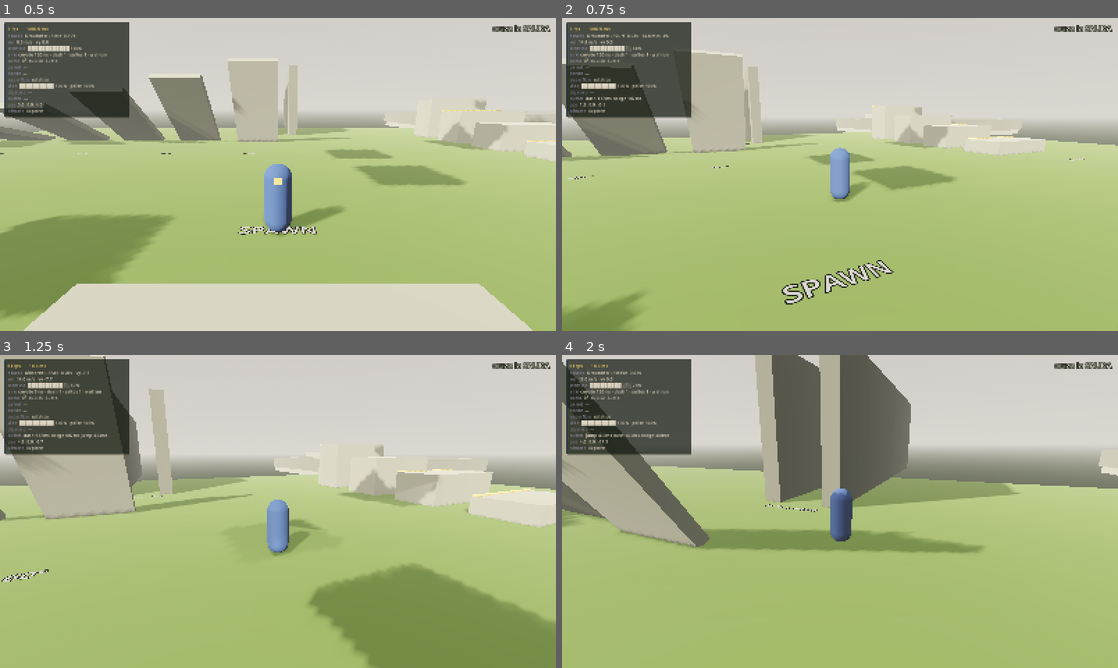
Above: before the commit, frames 1-4 (two rows, left to right).
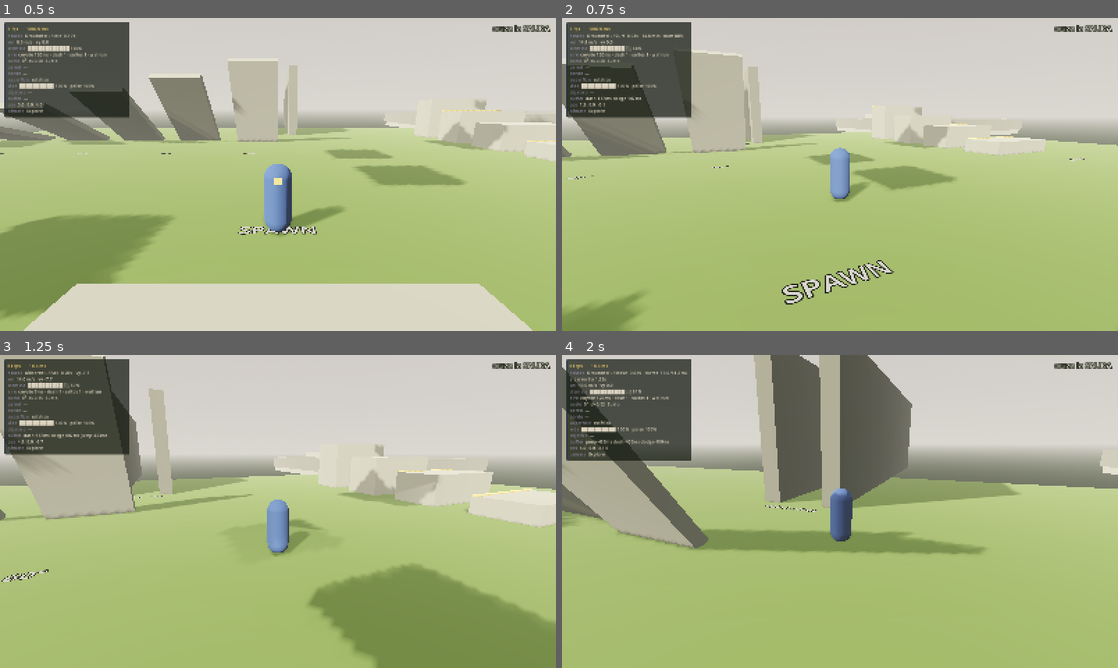
Above: after the commit, the same moments.

Repository: PanCecas/rock
Game: Godot game, scene res://content/levels/Main.tscn
Same seed, same stepped clock (60 frames per second), same inputs: the game is played once before the commit and once after it.
Inputs (mouse positions are in pixels of both pictures, inside the frame that each line leads up to):
- Up to frame 1 (0.5 s): no input
- Up to frame 2 (0.75 s): tap Enter at 0.5 s; move the mouse to (867, 174) at 0.52 s; hold W (move_forward) from 0.53 s (still down); hold Shift (dash) from 0.53 s (still down)
- Up to frame 3 (1.25 s): keep holding W (move_forward); keep holding Shift (dash); tap Space (jump) at 0.77 s
- Up to frame 4 (2 s): keep holding W (move_forward); move the mouse to (812, 511) at 1.27 s; release Shift (dash) at 1.28 s; tap R (aim) at 1.35 s; tap Space (jump) at 1.52 s; tap Shift (dash) at 1.55 s

Frame 1 is identical in both runs. In frame 2, 0.1% of the frame differs, in the area x 1-100%, y 5-92%; in frame 3, 0.2%; in frame 4, 2.7%, in the area x 0-100%, y 0-64%.

Commit message:
Correccion 2.4: estocada en el ataque de dash, surf sin caducidad y rampa de carrerilla
1. EL ATAQUE DE DASH FRENABA EN SECO
Nuevo par de campos en AttackData: `estocada` + `estocada_velocidad`. Cuando esta
activo, el ataque:
- hereda el 100% de la velocidad con la que llegas (el resto amortigua al 45%),
- mantiene esa velocidad durante toda la anticipacion y la ventana activa,
- y en la recuperacion decae con `frenado_momentum`, no con un frenazo.
Un golpe lanzado desde una carrera tiene que conservar la carrera.

2. EL SURF YA NO CADUCA
Fuera `surf_duracion`. Un temporizador obligaba a redashear cada segundo para
mantener la velocidad, justo lo contrario de la sensacion continua que se busca.
Ahora se sostiene mientras se mantenga Shift y sale al soltarlo; el unico limite
es la stamina. Nuevo `surf_crucero`: el envion del dash se gasta hasta esa
velocidad y ahi se queda. El surf ES la carrera rapida del juego, no un impulso.

3. LOCOMOCION SIN SHIFT: RAMPA CONTINUA EN VEZ DE ESCALERA
Antes eran tres peldanos elegidos por la fuerza del stick: saltaba de 3.2 a 7.5 de
golpe y se sentia como un interruptor. Ahora se acumula CARRERILLA (segundos
manteniendo la direccion) y la velocidad recorre caminar -> trotar -> correr de
forma continua, con `tiempo_a_trotar`, `tiempo_a_correr` y `perdida_carrerilla`.

Sobre el suavizado: se usa exponencial —1 - exp(-delta/tau)— y no un lerp de
factor fijo, porque el lerp depende del framerate y a 144 fps va al doble de
velocidad que a 60: el feel cambiaria con el hardware. `suavizado_velocidad` es la
constante de tiempo en segundos, que es como se piensa este ajuste. La carrerilla
ademas se HEREDA al entrar en Move, asi que aterrizar de un salto o salir de un
surf no devuelve al jugador a paso de tortuga.

BUG CORREGIDO
Un giro brusco de camara invertia el significado de "adelante" durante un frame y
el dash lo leia como peticion de pivote: frenaba y saltaba sin que el jugador lo
pidiera. El pivote exige ahora intencion sostenida (`dash_pivote_frames`).

El backlog de ActiveRagdoll y grappler sigue SOLO documentado en
docs/03_ARQUITECTURA_MECANICAS.md 11, sin tocar.

Tests: 30/30 en la Fase 2 (5 comprobaciones nuevas) y 12/12 en la Fase 1.

Co-Authored-By: Claude Opus 5 <noreply@anthropic.com>

Diff:
--- a/content/data/attacks/espada_dash.tres
+++ b/content/data/attacks/espada_dash.tres
@@ -20,9 +20,11 @@
 radio = 1.2
 arco_grados = 60.0
 avance = 9.0
-movilidad = 0.2
+movilidad = 0.15
 hitstop = 0.07
 shake = 0.6
+estocada = true
+estocada_velocidad = 14.0
 frame_cadena = 10
 color_vfx = &"azul_claro"
 siguiente = ExtResource("2_n")
--- a/src/combat/AttackData.gd
+++ b/src/combat/AttackData.gd
@@ -61,6 +61,14 @@
 @export var avance: float = 3.5
 ## Cómo se reparte ese avance a lo largo del ataque (X = 0..1 del total).
 @export var curva_avance: Curve
+## ESTOCADA: en vez de un empujón al arrancar que se apaga enseguida, el atacante
+## MANTIENE esta velocidad hacia delante durante toda la anticipación y la ventana
+## activa, y solo la suelta en la recuperación.
+##
+## Es la diferencia entre un golpe que te frena en seco y uno que atraviesa. Un
+## ataque lanzado desde una carrera tiene que conservar la carrera.
+@export var estocada: bool = false
+@export_range(0.0, 40.0, 0.5) var estocada_velocidad: float = 12.0
 ## El ataque encara al objetivo cercano al empezar.
 @export var autoencarar: bool = true
 ## Cuánta velocidad de carrera conserva el jugador MIENTRAS ataca, de 0 a 1.
--- a/src/player/motor/LocomotionMotor.gd
+++ b/src/player/motor/LocomotionMotor.gd
@@ -58,15 +58,22 @@
 	return v.normalized() if v.length_squared() > 0.01 else Vector3.ZERO
 
 
-## Velocidad objetivo según el input y si se está esprintando.
-func velocidad_objetivo(entrada: Vector2, sprint: bool) -> float:
-	if entrada.length() < 0.25:
-		return 0.0
-	if sprint:
-		return _p.tuning.velocidad_sprint
-	if entrada.length() < 0.65:
-		return _p.tuning.velocidad_caminar
-	return _p.tuning.velocidad_correr
+## Velocidad objetivo de la locomoción normal a partir de la carrerilla acumulada.
+##
+## Antes esto era una escalera de tres peldaños elegida por la fuerza del stick:
+## saltaba de 3.2 a 7.5 de golpe y se sentía como un interruptor. Ahora la
+## carrerilla (segundos manteniendo la dirección) recorre caminar -> trotar ->
+## correr de forma continua, y el stick solo pone el techo: media presión camina.
+func velocidad_por_carrerilla(carrerilla: float, fuerza_stick: float) -> float:
+	var t := _p.tuning
+	var v: float
+	if carrerilla <= t.tiempo_a_trotar:
+		v = lerpf(t.velocidad_caminar, t.velocidad_trotar, carrerilla / maxf(t.tiempo_a_trotar, 0.001))
+	else:
+		var tramo: float = (carrerilla - t.tiempo_a_trotar) / maxf(t.tiempo_a_correr - t.tiempo_a_trotar, 0.001)
+		v = lerpf(t.velocidad_trotar, t.velocidad_correr, clampf(tramo, 0.0, 1.0))
+	# El stick manda como techo: empujar a medias camina aunque lleves carrerilla.
+	return v * clampf(fuerza_stick, 0.0, 1.0)
 
 
 ## Empuja al jugador en una dirección conservando o no lo que ya llevaba.
--- a/src/player/motor/PlayerTuning.gd
+++ b/src/player/motor/PlayerTuning.gd
@@ -25,9 +25,27 @@
 
 # --- Locomoción -------------------------------------------------------------
 @export_group("Locomoción")
-@export_range(0.5, 12.0, 0.1) var velocidad_caminar: float = 3.2
-@export_range(1.0, 20.0, 0.1) var velocidad_correr: float = 7.5
+## Los tres peldaños de la locomocion sin Shift. NO se eligen por la fuerza del
+## stick: se encadenan por TIEMPO manteniendo la direccion, que es lo que da la
+## sensacion de que el personaje coge carrerilla.
+@export_range(0.5, 12.0, 0.1) var velocidad_caminar: float = 3.0
+@export_range(0.5, 16.0, 0.1) var velocidad_trotar: float = 5.4
+@export_range(1.0, 20.0, 0.1) var velocidad_correr: float = 7.8
+## Solo con Shift. Ver el grupo Surf.
 @export_range(1.0, 30.0, 0.1) var velocidad_sprint: float = 11.0
+
+@export_subgroup("Rampa de carrerilla")
+## Segundos moviendote hasta pasar de caminar a trotar.
+@export_range(0.05, 3.0, 0.05) var tiempo_a_trotar: float = 0.35
+## Segundos hasta llegar a correr. La rampa es continua, no escalonada: los
+## nombres son referencias, no estados.
+@export_range(0.1, 5.0, 0.05) var tiempo_a_correr: float = 1.25
+## Constante de tiempo del suavizado de velocidad (segundos). Bajo = instantaneo
+## y seco; alto = pastoso. 0.16 es el punto donde se nota peso sin sentir retardo.
+@export_range(0.01, 1.0, 0.01) var suavizado_velocidad: float = 0.16
+## Como de rapido se pierde la carrerilla al soltar la direccion. Alto = se
+## reinicia en cuanto paras; bajo = perdona los cambios de rumbo.
+@export_range(0.5, 20.0, 0.1) var perdida_carrerilla: float = 3.5
 @export_range(1.0, 200.0, 1.0) var aceleracion_suelo: float = 60.0
 @export_range(1.0, 200.0, 1.0) var aceleracion_aire: float = 25.0
 @export_range(1.0, 200.0, 1.0) var frenado_suelo: float = 45.0
@@ -69,6 +87,10 @@
 ## Fracción del dash que hay que haber recorrido antes de poder pivotar. Evita
 ## que una corrección brusca al arrancar se lea como frenada.
 @export_range(0.0, 1.0, 0.05) var dash_pivote_min: float = 0.25
+## Frames SEGUIDOS pidiendo la direccion contraria. Un giro brusco de camara
+## invierte el significado de "adelante" durante un frame; exigir constancia evita
+## frenadas que el jugador no pidio.
+@export_range(1, 12, 1) var dash_pivote_frames: int = 2
 ## Salto vertical del pivote, en m/s. Alto: la frenada es un salto de verdad.
 @export_range(0.0, 25.0, 0.1) var dash_pivote_salto: float = 11.5
 ## Empuje horizontal hacia la nueva dirección. Bajo a propósito: es un FRENAZO.
@@ -81,8 +103,10 @@
 @export_group("Surf")
 ## Velocidad al salir del dash. Por encima del sprint: se nota que vienes lanzado.
 @export_range(1.0, 40.0, 0.1) var surf_velocidad: float = 15.0
-## Cuánto dura antes de entregar el testigo a la carrera.
-@export_range(0.1, 5.0, 0.05) var surf_duracion: float = 0.9
+## Velocidad de crucero del surf una vez consumido el envión del dash. Es la
+## velocidad de "correr" real del juego: el surf NO caduca, se sostiene mientras
+## mantengas Shift, y la stamina es su único límite.
+@export_range(1.0, 30.0, 0.1) var surf_crucero: float = 11.0
 ## Giro. ALTO: aquí es donde se pilota, y es lo que lo hace sentir fluido.
 @export_range(30.0, 1080.0, 10.0) var surf_giro_grados_seg: float = 320.0
 ## Rozamiento. Bajo = el momentum se conserva y se siente que patinas.
--- a/src/player/states/StateAttack.gd
+++ b/src/player/states/StateAttack.gd
@@ -21,10 +21,11 @@
 	_dir = _direccion_ataque()
 	player.orientar_a(_dir)
 	player.hitbox.nuevo_swing()
-	# Amortiguar lo que traías, NO borrarlo. Poner la velocidad a cero en cada
-	# golpe es lo que hace que un combo se sienta como una animación en la que te
-	# quedas clavado en vez de como una pelea en la que sigues mandando.
-	player.velocity = sc.plano(player.velocity) * 0.45 + sc.up * sc.vertical(player.velocity)
+	# Una estocada NO frena: hereda toda la velocidad con la que llegas. El resto
+	# de golpes amortiguan al 45%, que ya es no borrarla —clavarse en cada golpe
+	# hace que un combo se sienta como una animación en vez de como una pelea.
+	var retencion: float = 1.0 if _datos != null and _datos.estocada else 0.45
+	player.velocity = sc.plano(player.velocity) * retencion + sc.up * sc.vertical(player.velocity)
 
 
 func physics_update(delta: float) -> void:
@@ -75,6 +76,19 @@
 func _avanzar(delta: float) -> void:
 	var progreso := float(_frame) / maxf(float(_datos.total_frames()), 1.0)
 	var objetivo := _dir * (_datos.avance * _datos.avance_en(progreso))
+	var tasa := tuning.aceleracion_suelo * 0.9
+
+	if _datos.estocada:
+		# Velocidad sostenida hasta cerrar la ventana activa; después se suelta.
+		var fin_activo := _datos.frames_windup + _datos.frames_activo
+		if _frame <= fin_activo:
+			objetivo = _dir * _datos.estocada_velocidad
+			tasa = tuning.aceleracion_suelo * 2.5
+		else:
+			# La recuperación desacelera sola, sin frenazo: sigues avanzando.
+			var caida := float(_frame - fin_activo) / maxf(float(_datos.frames_recuperacion), 1.0)
+			objetivo = _dir * _datos.estocada_velocidad * (1.0 - caida)
+			tasa = tuning.frenado_momentum
 
 	var entrada := buffer.move_vector()
 	if _datos.movilidad > 0.0 and entrada.length() > 0.2:
@@ -82,7 +96,7 @@
 		objetivo += deseada * tuning.velocidad_correr * _datos.movilidad
 
 	if objetivo.length_squared() > 0.01:
-		motor.acelerar(objetivo, tuning.aceleracion_suelo * 0.9, delta)
+		motor.acelerar(objetivo, tasa, delta)
 	else:
 		motor.frenar(tuning.frenado_suelo, delta)
 
--- a/src/player/states/StateDash.gd
+++ b/src/player/states/StateDash.gd
@@ -14,10 +14,13 @@
 
 var _dir: Vector3 = Vector3.ZERO
 var _era_aereo: bool = false
+## Frames seguidos pidiendo la direccion contraria. El pivote exige constancia.
+var _frames_opuesto: int = 0
 
 
 func enter(_msg: Dictionary = {}) -> void:
 	_era_aereo = not player.is_on_floor()
+	_frames_opuesto = 0
 
 	_dir = sc.direccion_movimiento(buffer.move_vector(), player.camara())
 	if _dir.is_zero_approx():
@@ -67,10 +70,16 @@
 	if t < tuning.dash_duracion * tuning.dash_pivote_min:
 		return false
 	var entrada := buffer.move_vector()
-	if entrada.length() < 0.7:
+	var deseada := sc.direccion_movimiento(entrada, player.camara())
+	if entrada.length() < 0.7 or deseada.is_zero_approx() or deseada.dot(_dir) > tuning.dash_pivote_umbral:
+		_frames_opuesto = 0
 		return false
-	var deseada := sc.direccion_movimiento(entrada, player.camara())
-	if deseada.is_zero_approx() or deseada.dot(_dir) > tuning.dash_pivote_umbral:
+
+	# La intención tiene que SOSTENERSE. Un giro brusco de cámara cambia lo que
+	# significa "adelante" durante un frame y eso se leía como una frenada que el
+	# jugador no había pedido.
+	_frames_opuesto += 1
+	if _frames_opuesto < tuning.dash_pivote_frames:
 		return false
 
 	# Frenazo: se tira TODO el momentum del dash y se sale despacio hacia atrás.
--- a/src/player/states/StateMove.gd
+++ b/src/player/states/StateMove.gd
@@ -1,44 +1,88 @@
 extends PlayerState
-## Andar, correr y esprintar. Un solo estado con la velocidad objetivo mezclada por
-## el input: tres estados separados no aportarían nada y triplicarían transiciones.
+## Locomoción normal: caminar, trotar y correr. Un solo estado, porque los tres
+## no son estados: son puntos de una rampa continua.
+##
+## La CARRERILLA es el mecanismo. Mientras mantienes la dirección se acumula
+## tiempo y la velocidad objetivo recorre caminar -> trotar -> correr; al soltar,
+## se pierde. Antes esto era una escalera elegida por la fuerza del stick, saltaba
+## de 3.2 a 7.5 de golpe y se sentía como un interruptor.
+##
+## Encima de esa rampa hay un suavizado exponencial (`suavizado_velocidad`) para
+## que el objetivo no dé tirones. Es independiente del framerate, a diferencia de
+## un lerp con factor fijo: a 30 y a 144 fps se siente igual.
+##
+## La velocidad ALTA no vive aquí: eso es Shift -> Dash -> Surf.
+
+## Carrerilla acumulada, en segundos.
+var _carrerilla: float = 0.0
+## Velocidad objetivo suavizada. Es lo que evita el tirón al cruzar los peldaños.
+var _objetivo_suave: float = 0.0
 
 
-func enter(_msg: Dictionary = {}) -> void:
+func enter(msg: Dictionary = {}) -> void:
 	player.wallrun_disponible = true
+	# Se hereda la velocidad con la que se llega, así el aterrizaje de un salto o
+	# la salida de un surf no reinician la carrerilla a cero.
+	var traida: float = float(msg.get("rapidez", motor.rapidez_plana()))
+	_objetivo_suave = traida
+	_carrerilla = _carrerilla_para(traida)
 
 
 func physics_update(delta: float) -> void:
 	var entrada := buffer.move_vector()
-	if entrada.length() < 0.1 and motor.rapidez_plana() < 0.5:
+	var fuerza := clampf(entrada.length(), 0.0, 1.0)
+
+	if fuerza < 0.1 and motor.rapidez_plana() < 0.5:
 		fsm.cambiar(&"Idle")
 		return
 
-	# Correr rápido EXIGE mantener Shift. Sin él solo hay caminar (stick suave) y
-	# trotar (stick a fondo): la velocidad alta se sostiene a mano, no se regala.
-	var quiere_sprint := buffer.is_held(InputActions.SPRINT) or buffer.is_held(InputActions.DASH)
-	var sprint := quiere_sprint and not player.stamina.vacia()
-	var objetivo := motor.velocidad_objetivo(entrada, sprint)
+	# Acumular o perder carrerilla. Mantener Shift no acelera aquí: la pulsación ya
+	# habrá disparado el dash, y el dash entrega al surf.
+	if fuerza > 0.25:
+		_carrerilla = minf(_carrerilla + delta, tuning.tiempo_a_correr)
+	else:
+		_carrerilla = maxf(0.0, _carrerilla - delta * tuning.perdida_carrerilla)
+
+	var objetivo := motor.velocidad_por_carrerilla(_carrerilla, fuerza)
+	# Suavizado exponencial: framerate-independiente, a diferencia de un lerp con
+	# factor fijo. `suavizado_velocidad` es la constante de tiempo en segundos.
+	_objetivo_suave = lerpf(
+		_objetivo_suave, objetivo,
+		1.0 - exp(-delta / maxf(tuning.suavizado_velocidad, 0.001))
+	)
+
 	var dir := sc.direccion_movimiento(entrada, player.camara())
 
-	if sprint and objetivo > 0.0:
-		player.stamina.drenar(tuning.stamina_sprint, delta)
-
-	# Si vienes más rápido de lo que pide tu velocidad objetivo —de un dash, de un
-	# slide, de una caída larga— la velocidad extra NO se tira: se pierde despacio
-	# mientras sigas empujando. Es lo que hace que el dash desemboque en carrera
-	# en vez de frenar en seco al frame siguiente.
+	# Si vienes más rápido de lo que pide la rampa —de un dash, de un surf, de un
+	# slide— esa velocidad extra NO se tira: se pierde despacio mientras empujes.
 	var tasa := tuning.aceleracion_suelo
-	if motor.rapidez_plana() > objetivo + 0.5:
+	if motor.rapidez_plana() > _objetivo_suave + 0.5:
 		tasa = tuning.frenado_momentum
 
-	motor.acelerar(dir * objetivo, tasa, delta)
+	motor.acelerar(dir * _objetivo_suave, tasa, delta)
 	motor.set_vertical(-2.0)
 
-	# Deslizarse: hay que llevar velocidad. Es una recompensa por ir rápido, no un
-	# botón de agacharse.
+	# Deslizarse exige llevar velocidad: es la recompensa por haber cogido
+	# carrerilla, no un botón de agacharse.
 	if buffer.consume(InputActions.CROUCH) and motor.rapidez_plana() >= tuning.slide_velocidad_min:
 		fsm.cambiar(&"Slide")
 
 
+## Carrerilla equivalente a una velocidad dada, para heredarla sin saltos.
+func _carrerilla_para(v: float) -> float:
+	if v <= tuning.velocidad_caminar:
+		return 0.0
+	if v <= tuning.velocidad_trotar:
+		var f: float = (v - tuning.velocidad_caminar) / maxf(tuning.velocidad_trotar - tuning.velocidad_caminar, 0.001)
+		return f * tuning.tiempo_a_trotar
+	var f2: float = (v - tuning.velocidad_trotar) / maxf(tuning.velocidad_correr - tuning.velocidad_trotar, 0.001)
+	return tuning.tiempo_a_trotar + clampf(f2, 0.0, 1.0) * (tuning.tiempo_a_correr - tuning.tiempo_a_trotar)
+
+
 func debug_line() -> String:
-	return "sprint" if buffer.is_held(InputActions.SPRINT) else ""
+	var etiqueta := "caminar"
+	if _objetivo_suave > tuning.velocidad_trotar - 0.3:
+		etiqueta = "correr" if _objetivo_suave > tuning.velocidad_correr - 0.6 else "trotar"
+	return "%s  %.1f/%.1f m/s  carrerilla %.2fs" % [
+		etiqueta, motor.rapidez_plana(), _objetivo_suave, _carrerilla
+	]
--- a/src/player/states/StateSurf.gd
+++ b/src/player/states/StateSurf.gd
@@ -1,17 +1,17 @@
 extends PlayerState
-## El tramo fluido entre el esquive y la carrera.
+## La carrera rápida del juego, y el tramo fluido que sigue al esquive.
 ##
 ## El dash es un ESQUIVE: corto, seco, unidireccional. Si al terminarlo sigues
-## manteniendo Shift, no frenas: entras aquí. Surf es un estado deslizante y muy
-## pilotable —la idea es "como el agua"— que conserva el momentum del dash, se
-## agota solo y entrega el testigo al sprint.
+## manteniendo Shift, no frenas: entras aquí.
 ##
-## Esa es la escalera completa de velocidad:
-##   sin Shift  ->  caminar / trotar
-##   Shift      ->  dash (esquive) -> SURF (fluido) -> sprint (sostenido)
+## NO CADUCA. Mientras mantengas Shift sigues surfeando; al soltarlo, sales. Un
+## temporizador obligaba a redashear cada segundo para mantener la velocidad, que
+## es justo lo contrario de la sensación continua que se busca. El único límite es
+## la stamina.
 ##
-## Antes esto no existía y el dash intentaba ser las dos cosas: por eso se sentía
-## largo y raro. Separarlos deja que cada uno haga bien una sola cosa.
+## Escalera completa de velocidad:
+##   sin Shift  ->  caminar -> trotar -> correr  (rampa progresiva por tiempo)
+##   con Shift  ->  dash (esquive) -> SURF (fluido y sostenido)
 
 var _dir: Vector3 = Vector3.ZERO
 var _rapidez: float = 0.0
@@ -51,9 +51,9 @@
 			giro = signf(sc.up.dot(_dir.cross(nueva)))
 			_dir = nueva
 
-	# La velocidad decae hacia el sprint: al acabar el surf ya vas a su ritmo y
-	# la transición a correr no se nota como un frenazo.
-	_rapidez = maxf(_rapidez - tuning.surf_friccion * delta, tuning.velocidad_sprint)
+	# El envión del dash se gasta y queda la velocidad de crucero. A partir de ahí
+	# se sostiene indefinidamente: el surf es la carrera rápida, no un impulso.
+	_rapidez = maxf(_rapidez - tuning.surf_friccion * delta, tuning.surf_crucero)
 
 	motor.impulso(_dir, _rapidez)
 	motor.set_vertical(-2.0)
@@ -71,12 +71,9 @@
 		fsm.cambiar(&"Attack", {"datos": player.ataque_dash, "indice": 1})
 		return
 
-	if t >= tuning.surf_duracion:
-		_terminar()
 
-
-## Salir del surf es entrar en Move. Si Shift sigue pulsado, Move ya corre en
-## sprint por sí solo, así que la escalera se completa sin un estado extra.
+## Salir del surf es volver a la locomoción normal, que arranca su rampa desde la
+## velocidad que traigas.
 func _terminar() -> void:
 	fsm.cambiar(&"Move" if buffer.move_vector().length() > 0.2 else &"Idle")
 
@@ -86,4 +83,4 @@
 
 
 func debug_line() -> String:
-	return "%.1f m/s  %.0f%%" % [_rapidez, 100.0 * t / maxf(tuning.surf_duracion, 0.001)]
+	return "%.1f m/s  stam %.0f%%" % [_rapidez, player.stamina.fraccion() * 100.0]
--- a/tools/test_fase2.gd
+++ b/tools/test_fase2.gd
@@ -17,6 +17,7 @@
 var _fallos: PackedStringArray = []
 var _visitados: Dictionary = {}
 var _guion: Array = []
+var _traza: Array[String] = []
 
 
 func _ready() -> void:
@@ -24,7 +25,11 @@
 	add_child(_main)
 	_p = _main.get_node("Player") as PlayerController
 	EventBus.player_state_changed.connect(
-		func(_a: StringName, n: StringName) -> void: _visitados[n] = true)
+		func(a: StringName, n: StringName) -> void:
+			_visitados[n] = true
+			_traza.append("%s>%s" % [a, n])
+			if _traza.size() > 10:
+				_traza.pop_front())
 	_construir_guion()
 
 
@@ -205,24 +210,45 @@
 			"pedir la direccion contraria en pleno dash debe frenar y saltar"),
 
 		# --- Correccion 2.3: dash -> surf -> correr ---------------------------
+		# Al Gym: 70x70 de suelo. En la arena (32 m) el surf se salia por la pared
+		# antes de terminar la comprobacion y el fallo no decia nada del surf.
 		_paso_("carrerilla surf", 0.2, func() -> void:
 			_soltar_todo()
 			_reponer()
-			_p.global_position = Vector3(45.0, 0.3, -35.0)
+			_p.global_position = Vector3(0.0, 0.3, 0.0)
 			_p.fsm.cambiar(&"Idle")
 			_pulsar(&"move_forward"), &"Move"),
 		_chequeo_("dash con Shift -> Surf", 0.25,
 			func() -> void: _pulsar(&"dash"),
 			func() -> bool: return _visitados.has(&"Surf") and _p.motor.rapidez_plana() > _p.tuning.velocidad_sprint,
 			"manteniendo Shift el dash debe desembocar en Surf por encima del sprint"),
-		_chequeo_("Surf entrega a correr", 1.1,
-			func() -> void: pass,
-			func() -> bool: return _p.fsm.nombre_actual() == &"Move",
-			"al agotarse, el surf debe dar paso a la carrera sostenida"),
+		# El surf ya NO caduca: se sostiene mientras se mantenga Shift. Se entra al
+		# estado con direccion EXPLICITA (+X desde el origen del Gym, 35 m limpios)
+		# porque depender de la camara metia en la medida a donde mira y contra que
+		# choca, que no es lo que esta comprobacion trata de demostrar.
+		# Surf es un estado de SUELO: hay que dejar aterrizar antes de entrar, o
+		# GroupGrounded lo echa a Fall en el primer frame por no pisar nada.
+		_paso_("asentar en el suelo", 0.25, func() -> void:
+			_soltar_todo()
+			_reponer()
+			_p.global_position = Vector3(0.0, 0.3, 0.0)
+			_p.velocity = Vector3.ZERO, &"Idle"),
+		_chequeo_("Surf no caduca", 1.4,
+			func() -> void:
+				_pulsar(&"dash")
+				_p.fsm.cambiar(&"Surf", {"direccion": Vector3(1, 0, 0), "rapidez": 15.0}),
+			func() -> bool: return _p.fsm.nombre_actual() == &"Surf",
+			"el surf debe sostenerse mientras Shift siga pulsado, sin temporizador"),
+		_chequeo_("soltar Shift sale del surf", 0.2,
+			func() -> void:
+				_soltar(&"dash")
+				_soltar(&"sprint"),
+			func() -> bool: return _p.fsm.nombre_actual() != &"Surf",
+			"soltar Shift debe cortar el surf en el acto"),
 		_chequeo_("sin Shift no hay surf", 0.3,
 			func() -> void:
 				_soltar_todo()
-				_p.global_position = Vector3(45.0, 0.3, -35.0)
+				_p.global_position = Vector3(0.0, 0.3, 0.0)
 				_p.fsm.cambiar(&"Idle")
 				_p.stamina.llenar()
 				_pulsar(&"move_forward")
@@ -238,16 +264,50 @@
 				_reponer()
 				_colocar(4.0)
 				_vida_antes = _g.salud.actual
-				_p.fsm.cambiar(&"Dash")
-				_esperar_ataque = 4,
+				# Dash primero y ataque 2 frames despues: con ~2 frames de latencia
+				# de input, el ataque cae dentro de los 7 frames que dura el dash.
+				_pulsar(&"dash")
+				_esperar_ataque = 2,
 			func() -> bool: return _g.salud.actual < _vida_antes,
 			"atacar en pleno dash debe cerrar distancia y conectar"),
 
-		# DESTRUCTIVO Y AL FINAL: mata al Guardian, asi que ningun paso posterior
-		# puede volver a usarlo.
+		# --- Correccion 2.4: la estocada no frena -----------------------------
+		_chequeo_("el ataque de dash atraviesa", 0.16,
+			func() -> void:
+				_soltar_todo()
+				_reponer()
+				_p.global_position = Vector3(45.0, 0.3, -35.0)
+				_p.fsm.cambiar(&"Idle")
+				_p.velocity = Vector3(0, 0, -12.0)
+				_p.orientar_a(Vector3(0, 0, -1))
+				_p.fsm.cambiar(&"Attack", {"datos": _p.ataque_dash, "indice": 1}),
+			func() -> bool: return _p.motor.rapidez_plana() > 10.0,
+			"la estocada debe conservar el avance, no frenar en seco"),
+
+		# --- Correccion 2.4: rampa caminar -> trotar -> correr ----------------
+		_chequeo_("arranca caminando", 0.18,
+			func() -> void:
+				_soltar_todo()
+				_reponer()
+				_p.global_position = Vector3(0.0, 0.3, 0.0)
+				_p.velocity = Vector3.ZERO
+				_p.fsm.cambiar(&"Idle")
+				_pulsar(&"move_forward"),
+			func() -> bool: return _p.motor.rapidez_plana() < _p.tuning.velocidad_trotar,
+			"al arrancar debe ir a paso de caminar, no a tope"),
+		_chequeo_("la carrerilla llega a correr", 1.5,
+			func() -> void: pass,
+			func() -> bool: return _p.motor.rapidez_plana() > _p.tuning.velocidad_correr - 0.8,
+			"manteniendo la direccion debe acabar corriendo"),
+
+		# DESTRUCTIVO Y AL FINAL. Se repuebla primero en su propio paso: los tests
+		# anteriores pueden haber dejado al Guardian muerto y liberado.
+		_paso_("repoblar arena", 0.35, func() -> void:
+			_soltar_todo()
+			(_main.get_node("Arena") as Arena).poblar(), &""),
 		_chequeo_("pesado mata con ragdoll", 0.4,
 			func() -> void:
-				_soltar_todo()
+				_lancero()
 				_reponer()
 				_colocar(2.0)
 				_g.salud.actual = 5.0
@@ -290,6 +350,7 @@
 
 	var actual: Dictionary = _guion[_paso]
 	if is_zero_approx(_t):
+
 		(actual["hacer"] as Callable).call()
 	_t += delta
 
@@ -298,9 +359,14 @@
 		if esperado != &"" and not _visitados.has(esperado):
 			_fallos.append("%-24s no se alcanzó %s" % [actual["nombre"], esperado])
 		if actual.has("chequeo") and not (actual["chequeo"] as Callable).call():
-			_fallos.append("%-24s %s   [estado=%s cat=%s vy=%.1f]" % [
+			_fallos.append("%-24s %s
+      [estado=%s vel=%.1f stam=%.0f%% shift=%s | g=%s hp=%.0f est=%d]" % [
 				actual["nombre"], actual["porque"], _p.fsm.nombre_actual(),
-				_p.fsm.actual.categoria, _p.motor.get_vertical()])
+				_p.motor.rapidez_plana(), _p.stamina.fraccion() * 100.0,
+				Input.is_action_pressed(&"dash"),
+				is_instance_valid(_g), (_g.salud.actual if is_instance_valid(_g) else -1.0),
+				(_g.estado if is_instance_valid(_g) else -1)])
+			_fallos.append("        traza: %s" % " ".join(_traza))
 		else:
 			print("  OK    %s" % actual["nombre"])
 		_paso += 1
@@ -330,14 +396,15 @@
 
 func _lancero() -> void:
 	for g in get_tree().get_nodes_in_group(&"guardianes"):
+		if g.is_queued_for_deletion():
+			continue
 		if (g as Guardian).tipo == Guardian.Tipo.LANCERO:
 			_g = g
 			return
-	_g = get_tree().get_nodes_in_group(&"guardianes")[0]
-
-
-## Coloca al jugador a `dist` metros del Guardián, mirándolo. El Guardián se
-## congela para que la IA no mueva el objetivo en mitad de la comprobación.
+
+
+## Coloca al jugador a `dist` metros del Guardian, mirandolo. El Guardian se
+## congela para que la IA no mueva el objetivo en mitad de la comprobacion.
 func _colocar(dist: float) -> void:
 	_g.estado = Guardian.Estado.DORMIDO
 	_g.velocity = Vector3.ZERO
@@ -367,14 +434,20 @@
 	return int(_p.fsm.actual.get("_indice"))
 
 
-## Busca un cadaver fisico entre los hermanos del Guardian y devuelve su rapidez.
+## Busca un cadaver fisico en todo el subarbol de la Arena.
 func _velocidad_cadaver() -> float:
-	var padre := _main.get_node_or_null("Arena/Guardianes")
-	if padre == null:
-		return 0.0
-	for h in padre.get_children():
-		if h is Ragdoll:
-			return (h as Ragdoll).linear_velocity.length()
+	return _buscar_cadaver(_main.get_node("Arena"))
+
+
+## Recursivo a proposito: al repoblar, Godot renombra el contenedor duplicado y
+## una ruta fija como "Arena/Guardianes" deja de encontrar nada.
+func _buscar_cadaver(n: Node) -> float:
+	if n is Ragdoll:
+		return (n as Ragdoll).linear_velocity.length()
+	for h in n.get_children():
+		var v := _buscar_cadaver(h)
+		if v > 0.0:
+			return v
 	return 0.0
 
 
Not shown, changed: CLAUDE.md
Not shown, changed: docs/04_ROADMAP.md
